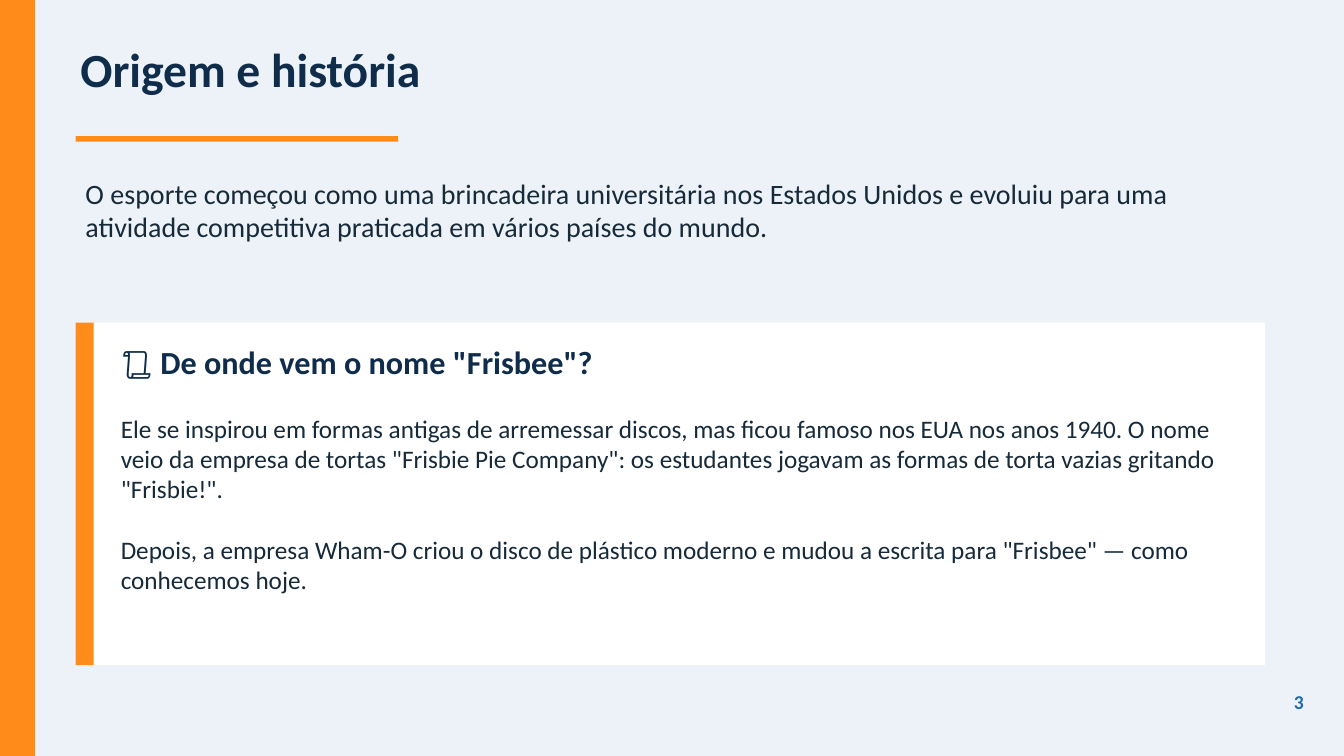
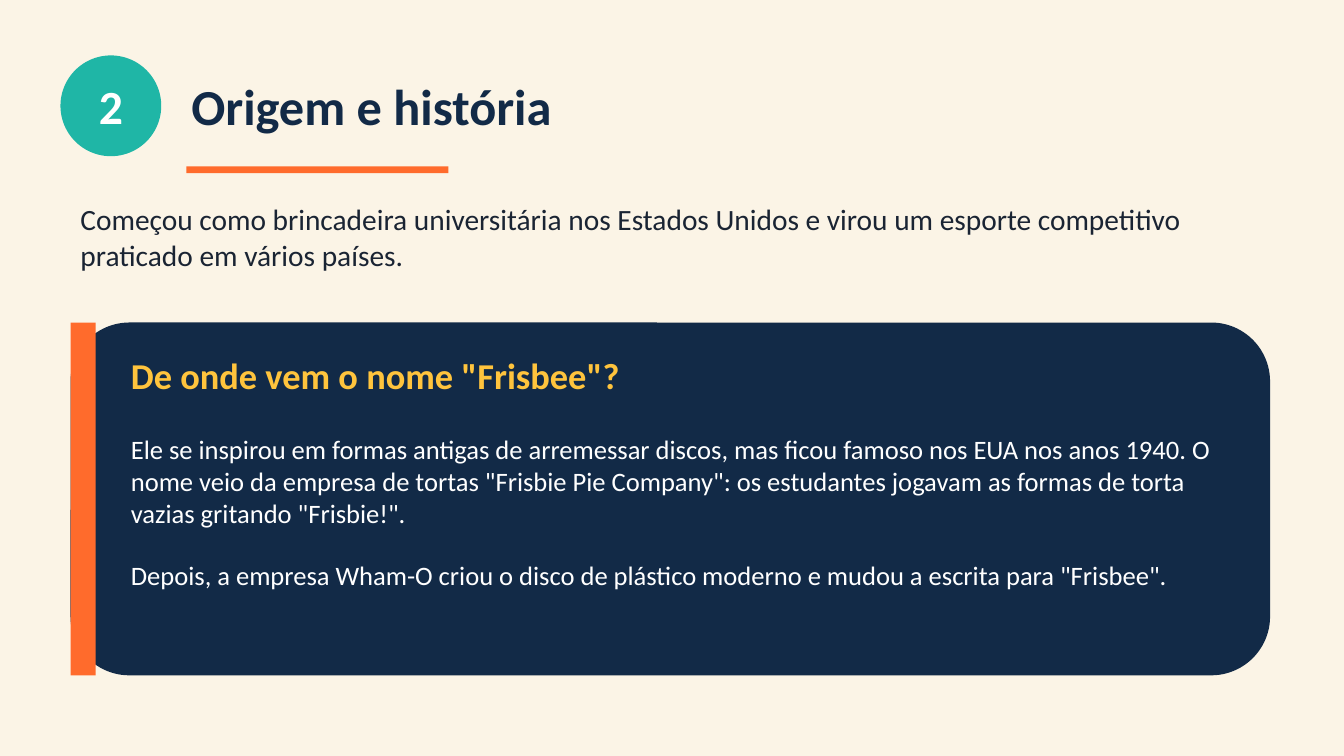
Before and after one commit to Felipe9272727/Sos, a slide deck: slide 3 of Frisbee.pptx. Drawn at 1344x756 pixels with LibreOffice and Linux fonts; fonts in the diff are those of the drawing. Boxes give left, top, right and bottom in pixels: in the first picture for what was removed or moved away, otherwise in the second. Text is boxed around its words. In the diff, an @@ line names an element or a change of style, - is before the commit and + after.

```diff
--- a/Frisbee.pptx
+++ b/Frisbee.pptx
@@ rectangle at box(0, 0, 1344, 756): fill #ECF2F7 to #FBF4E6 @@
@@ rectangle removed at box(0, 0, 35, 756) @@
@@ ellipse added at box(60, 55, 161, 156), fill #1FB6A6 @@
@@ text "Origem e história": place and size @@
-text "Origem e história" at box(80, 53, 420, 95)
+text "Origem e história" at box(191, 89, 551, 134)
@@ text "Origem e história" at box(191, 89, 551, 134): size 34 to 36 pt, text colour #0F2C4A to #122A47; vertical alignment top to middle @@
@@ text added at box(99, 93, 123, 124), 34 pt, text #FFFFFF, bold @@
+2
@@ rectangle at box(187, 166, 449, 173): fill #FF8C1A to #FF6B2C @@
@@ rectangle: place and size @@
-rectangle at box(76, 136, 398, 142)
+rectangle at box(187, 166, 449, 173)
@@ text at box(80, 209, 1180, 271): text changed; size 20 to 21 pt; text colour #162A3A to #1A2433 @@
-O esporte começou como uma brincadeira universitária nos Estados Unidos e evoluiu para uma atividade competitiva praticada em vários países do mundo.
+Começou como brincadeira universitária nos Estados Unidos e virou um esporte competitivo praticado em vários países.
@@ rectangle: place and size @@
-rectangle at box(76, 323, 94, 665)
+rectangle at box(71, 323, 96, 676)
@@ rectangle at box(71, 323, 96, 676): fill #FF8C1A to #FF6B2C @@
@@ rounded rectangle: place and size @@
-rounded rectangle at box(76, 323, 1265, 665)
+rounded rectangle at box(71, 323, 1270, 676)
@@ rounded rectangle at box(71, 323, 1270, 676): rectangle to rounded rectangle; fill #FFFFFF to #122A47 @@
@@ text at box(131, 363, 619, 390): text changed; size 23 to 26 pt; text colour #0F2C4A to #FFC43D @@
-📜 De onde vem o nome "Frisbee"?
+De onde vem o nome "Frisbee"?
@@ text at box(131, 440, 1210, 590): text changed; size 18 to 19 pt; text colour #162A3A to #FFFFFF @@
-Ele se inspirou em formas antigas de arremessar discos, mas ficou famoso nos EUA nos anos 1940. O nome veio da empresa de tortas "Frisbie Pie Company": os estudantes jogavam as formas de torta vazias gritando "Frisbie!".
-Depois, a empresa Wham-O criou o disco de plástico moderno e mudou a escrita para "Frisbee" — como conhecemos hoje.
+Ele se inspirou em formas antigas de arremessar discos, mas ficou famoso nos EUA nos anos 1940. O nome veio da empresa de tortas "Frisbie Pie Company": os estudantes jogavam as formas de torta vazias gritando "Frisbie!".
+Depois, a empresa Wham-O criou o disco de plástico moderno e mudou a escrita para "Frisbee".
@@ text removed at box(1294, 696, 1304, 709) @@
-3
```
Also in this commit, not shown: 9 other slides changed, 1 slide removed, 1 other file.
